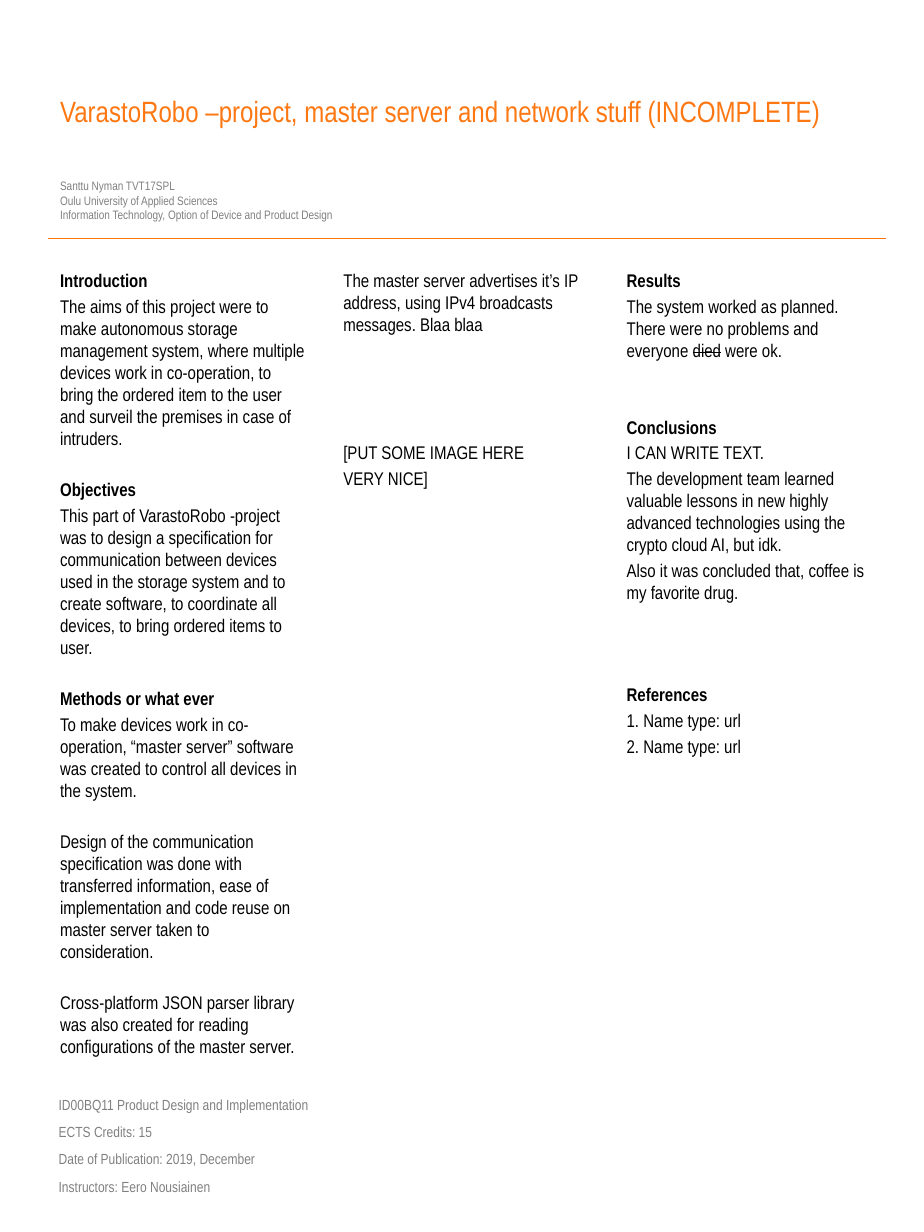
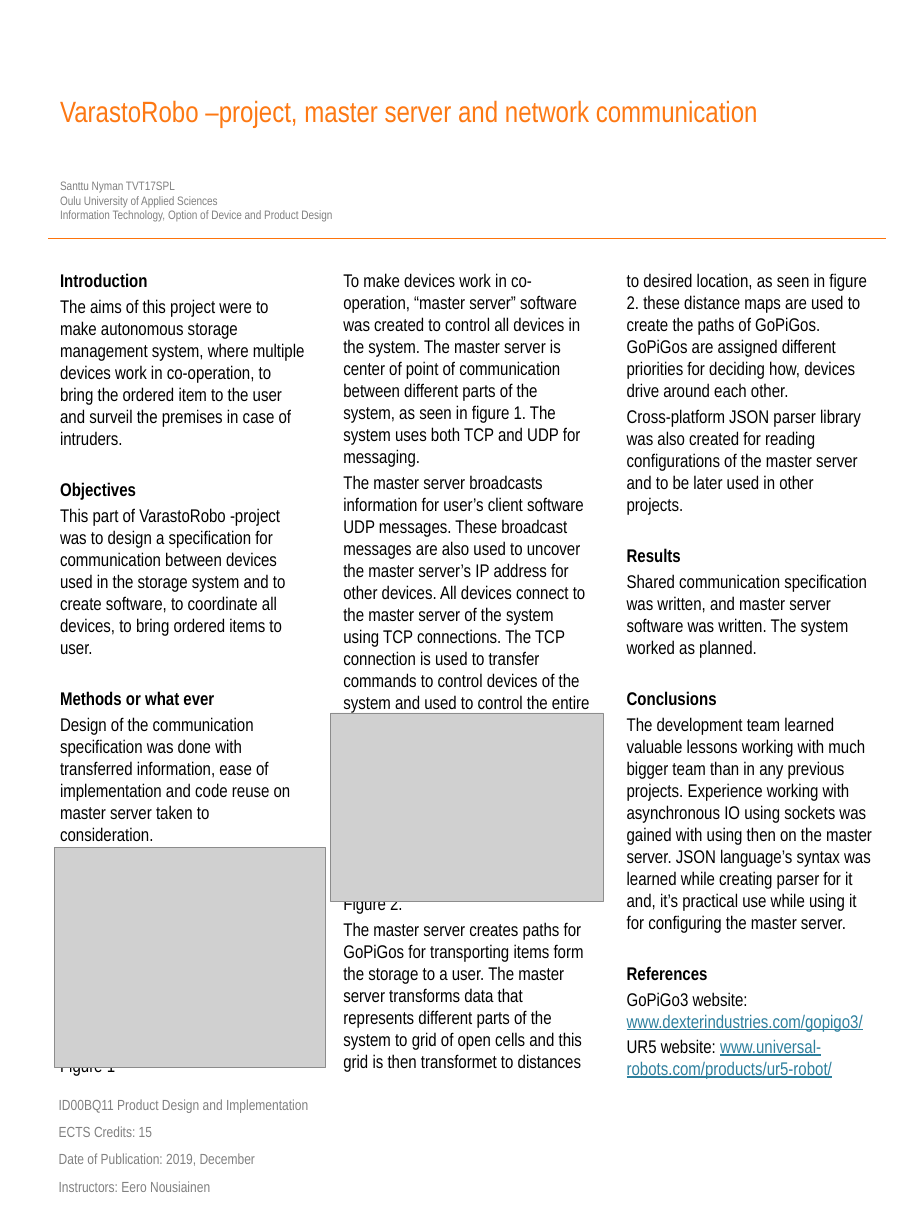
Before and after one commit to Jarno-Poikonen/VarastoRobo, a slide deck: slide 1 of poster/varastorobo_poster_nyman.pptx. Drawn at 924x1232 pixels with LibreOffice and Linux fonts; fonts in the diff are those of the drawing; grey boxes stand for pictures; background and template pictures are left out. Boxes give left, top, right and bottom in pixels: in the first picture for what was removed or moved away, otherwise in the second. Text is boxed around its words. In the diff, an @@ line names an element or a change of style, - is before the commit and + after.

Commit message:
my poster

```diff
--- a/poster/varastorobo_poster_nyman.pptx
+++ b/poster/varastorobo_poster_nyman.pptx
@@ text at (60, 100, 758, 128): text changed @@
-VarastoRobo –project, master server and network stuff (INCOMPLETE)
+VarastoRobo –project, master server and network communication
@@ text at (343, 273, 590, 1072): text changed @@
-The master server advertises it’s IP address, using IPv4 broadcasts messages. Blaa blaa
-[PUT SOME IMAGE HERE
-VERY NICE]
+To make devices work in co-operation, “master server” software was created to control all devices in the system. The master server is center of point of communication between different parts of the system, as seen in figure 1. The system uses both TCP and UDP for messaging.
+The master server broadcasts information for user’s client software UDP messages. These broadcast messages are also used to uncover the master server’s IP address for other devices. All devices connect to the master server of the system using TCP connections. The TCP connection is used to transfer commands to control devices of the system and used to control the entire system from user’s client software.
+Figure 2.
+The master server creates paths for GoPiGos for transporting items form the storage to a user. The master server transforms data that represents different parts of the system to grid of open cells and this grid is then transformet to distances
@@ text at (627, 273, 867, 515): paragraphs added @@
+to desired location, as seen in figure 2. these distance maps are used to create the paths of GoPiGos. GoPiGos are assigned different priorities for deciding how, devices drive around each other.
+Cross-platform JSON parser library was also created for reading configurations of the master server and to be later used in other projects.
@@ text at (627, 574, 867, 658): text changed @@
-The system worked as planned. There were no problems and everyone died were ok.
+Shared communication specification was written, and master server software was written. The system worked as planned.
@@ text at (60, 717, 297, 801): paragraph removed @@
-To make devices work in co-operation, “master server” software was created to control all devices in the system.
@@ picture added at (331, 713, 603, 902) @@
@@ text at (627, 717, 872, 933): text changed @@
-I CAN WRITE TEXT.
-The development team learned valuable lessons in new highly advanced technologies using the crypto cloud AI, but idk.
-Also it was concluded that, coffee is my favorite drug.
+The development team learned valuable lessons working with much bigger team than in any previous projects. Experience working with asynchronous IO using sockets was gained with using then on the master server. JSON language’s syntax was learned while creating parser for it and, it’s practical use while using it for configuring the master server.
@@ picture added at (55, 847, 326, 1067) @@
@@ text at (627, 992, 863, 1079): text changed; text colour #000000 to #2E809E @@
-1. Name type: url
-2. Name type: url
+GoPiGo3 website: www.dexterindustries.com/gopigo3/
+UR5 website: www.universal-robots.com/products/ur5-robot/
+I DO NOT CARE ABOUT THIS REFERENCE TRASH
@@ text at (60, 1067, 115, 1076): text changed @@
-Cross-platform JSON parser library was also created for reading configurations of the master server.
+Figure 1
```
Also in this commit, not shown: 2 other files.
